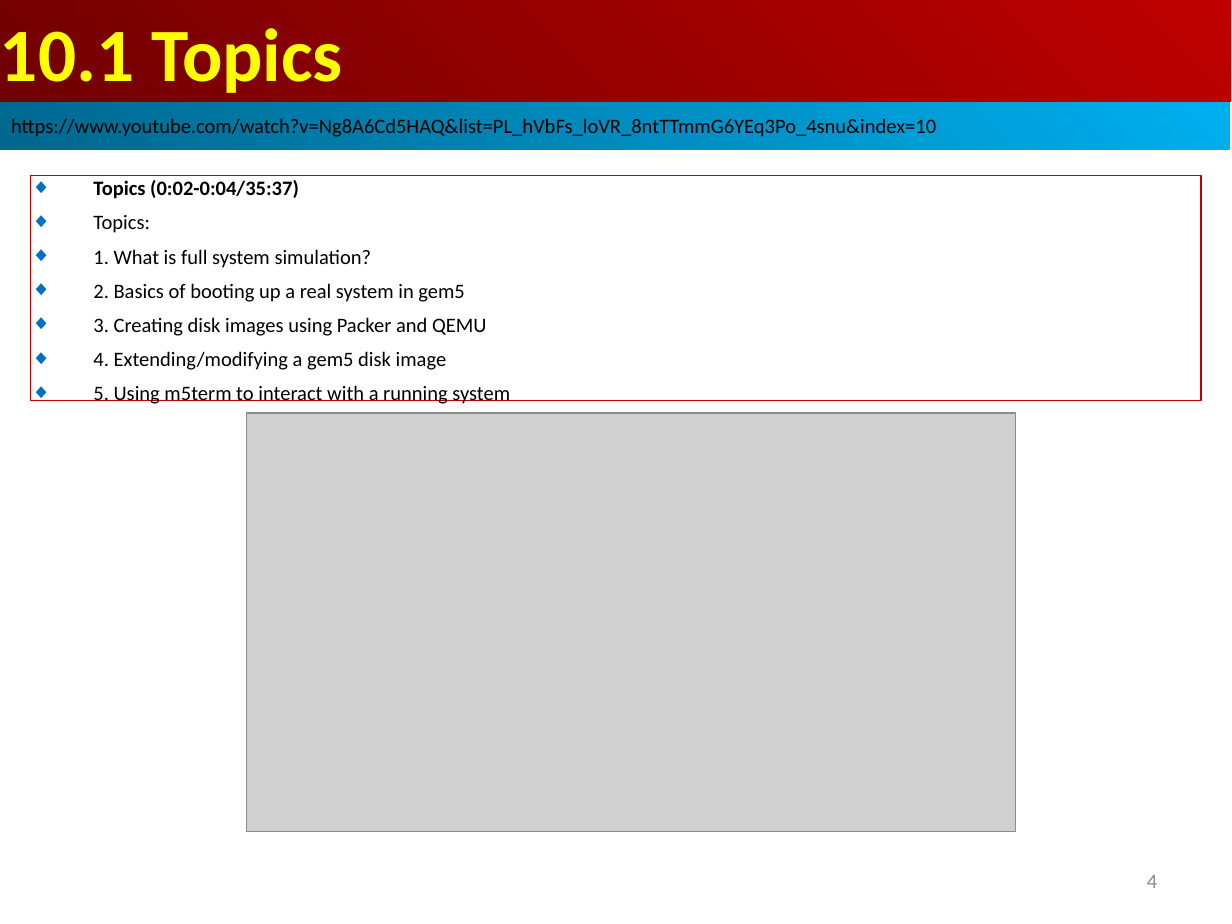
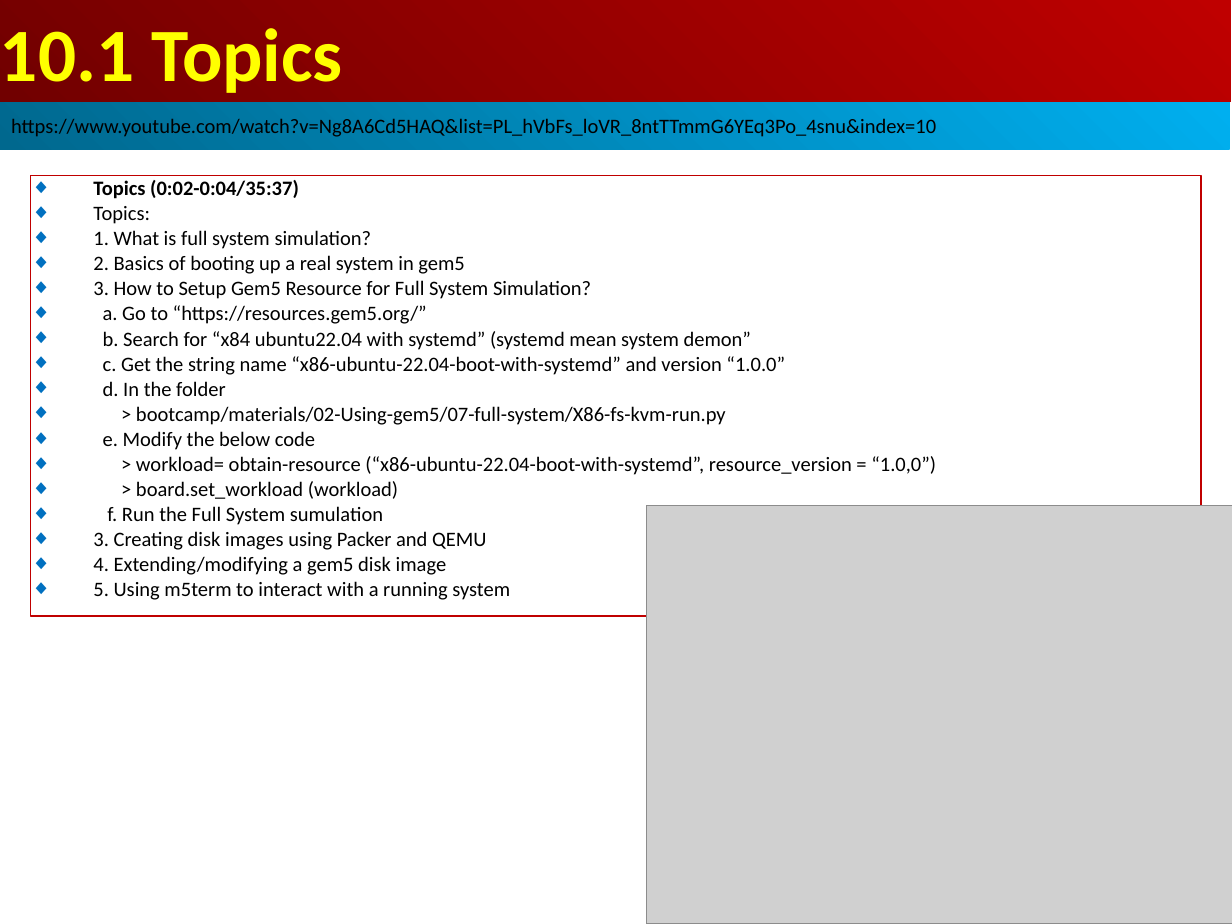
Before and after one commit to peterhchen/AIU_CS850_Gem5_McPAT, a slide deck: slide 4 of 050_Gem5/010.FullSys/000_Video/010.FullSystem.ppt. Drawn at 1232x924 pixels with LibreOffice and Linux fonts; fonts in the diff are those of the drawing; grey boxes stand for pictures. Boxes give left, top, right and bottom in pixels: in the first picture for what was removed or moved away, otherwise in the second. Text is boxed around its words. In the diff, an @@ line names an element or a change of style, - is before the commit and + after.

```diff
--- a/050_Gem5/010.FullSys/000_Video/010.FullSystem.ppt
+++ b/050_Gem5/010.FullSys/000_Video/010.FullSystem.ppt
@@ rectangle "Topics (0:02-0:04/35:37)": place and size @@
-rectangle "Topics (0:02-0:04/35:37)" at [31, 175, 1201, 400]
+rectangle "Topics (0:02-0:04/35:37)" at [31, 175, 1201, 616]
@@ text in rectangle at [93, 180, 510, 600]: less space between paragraphs @@
@@ text in rectangle at [93, 280, 936, 525]: paragraphs added @@
+◆ 3. How to Setup Gem5 Resource for Full System Simulation?
+◆ a. Go to “https://resources.gem5.org/”
+◆ b. Search for “x84 ubuntu22.04 with systemd” (systemd mean system demon”
+◆ c. Get the string name “x86-ubuntu-22.04-boot-with-systemd” and version “1.0.0”
+◆ d. In the folder
+◆ > bootcamp/materials/02-Using-gem5/07-full-system/X86-fs-kvm-run.py
+◆ e. Modify the below code
+◆ > workload= obtain-resource (“x86-ubuntu-22.04-boot-with-systemd”, resource_version = “1.0,0”)
+◆ > board.set_workload (workload)
+◆ f. Run the Full System sumulation
@@ picture: place and size @@
-picture at [246, 413, 1015, 832]
+picture at [647, 505, 1232, 924]
@@ page number removed at [1147, 875, 1157, 888] @@
-4
```
Also in this commit, not shown: 7 other slides changed, 1 slide removed.
